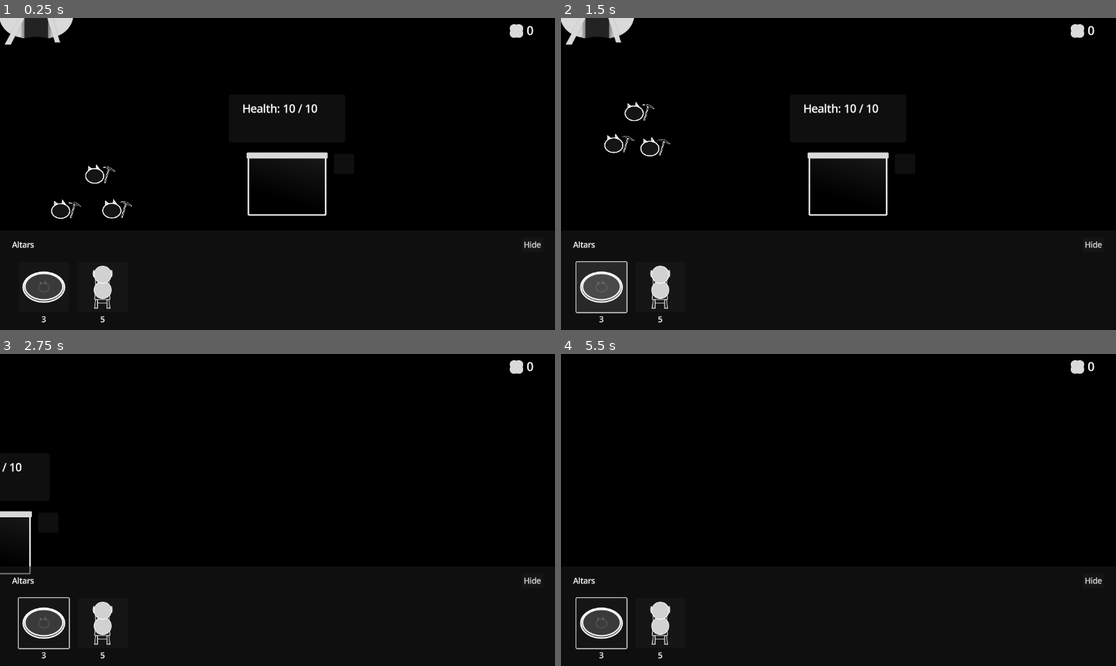
Above: before the commit, frames 1-4 (two rows, left to right).
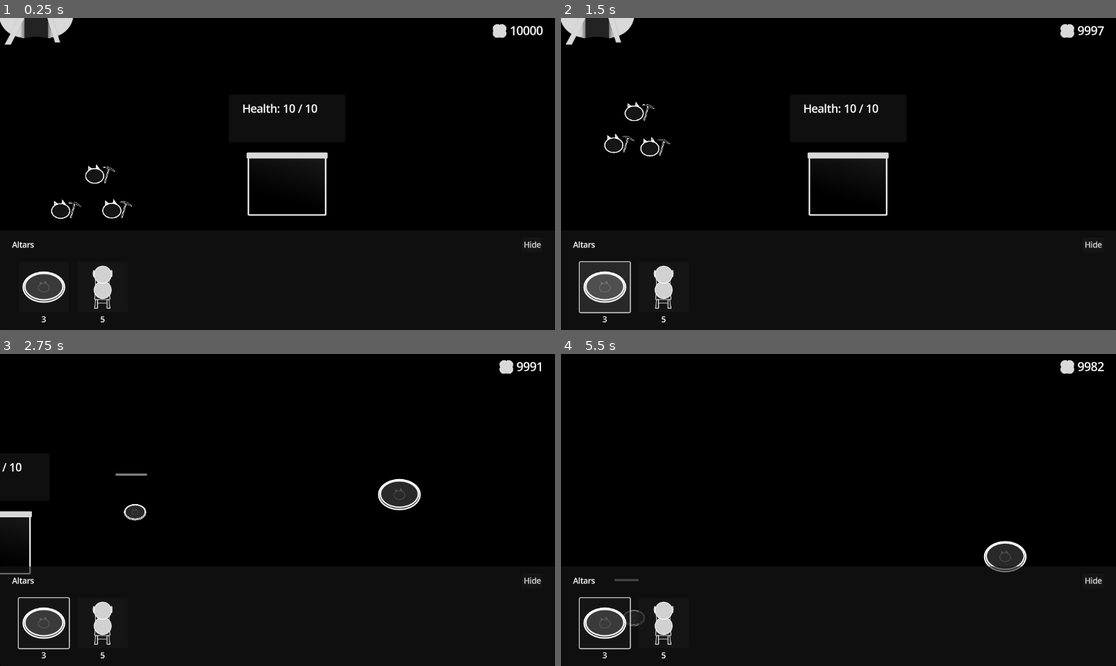
Above: after the commit, the same moments.

Repository: KANAjetzt/ld55-summoning
Game: Godot game, scene res://main.tscn
The game is run twice, just before and just after one commit, with the same random seed, the same clock (stepped at 60 frames per second) and the same inputs.
Inputs (mouse positions are in pixels of both pictures, inside the frame that each line leads up to):
- Up to frame 1 (0.25 s): no input
- Up to frame 2 (1.5 s): click "Hide" at 0.5 s; click (605, 286) at 1.27 s
- Up to frame 3 (2.75 s): tap Enter (ui_accept) at 2, 2.27 s; move the mouse to (399, 494) at 2.02 s; hold D (right) from 2.03 s (still down); tap W (top) at 2.1 s; click (399, 494) at 2.17 s
- Up to frame 4 (5.5 s): move the mouse to (727, 525) at 2.77 s; release D (right) at 2.78 s; hold A (left) 2.78-3.53 s; tap S (bottom) at 2.85 s; tap Enter (ui_accept) at 3.02, 4.52, 5.27 s; tap W (top) at 3.05, 3.8, 4.55, 5.1 s; move the mouse to (894, 441) at 3.52 s; hold D (right) 3.53-5.03 s; right-click (894, 441) at 3.6 s; move the mouse to (810, 572) at 4.27 s; click (810, 572) at 4.35 s; move the mouse to (1005, 556) at 5.02 s; hold A (left) from 5.03 s (still down)

The runs differ from the first frame. In frame 1, 0.3% of the frame differs, in the area x 88-98%, y 2-7%; in frame 2, 1.1%; in frame 3, 1.1%; in frame 4, 1.7%, in the area x 2-98%, y 2-98%.
Error in both runs: Invalid call. Nonexistent function 'deselect' in base 'Nil'. (res://main.gd:31)

Commit message:
fix: :bug: fixed miner not mining
If a cat is summoned in the area of a mine, the current mine was not set.

Diff:
--- a/Buildings/mine.gd
+++ b/Buildings/mine.gd
@@ -37,7 +37,6 @@
 		animation_player.play("despawn")
 
 
-
 func target() -> void:
 	capacity_target = capacity_target + 1
 
@@ -47,7 +46,6 @@
 		return false
 
 	capacity_current = capacity_current + 1
-
 	info_bar.set_capacity(capacity_current, capacity_max)
 
 	entered.emit(capacity_current)
@@ -76,6 +74,7 @@
 
 		miner.is_at_mine = true
 		miner.mine_current = self
+		miner.mine_target = self
 		miner.move_to_mine_entrance(entrance_shape.global_position)
 		miner.timer_mining.wait_time = mining_time
 
--- a/Buildings/mine.tscn
+++ b/Buildings/mine.tscn
@@ -90,9 +90,9 @@
 unique_name_in_owner = true
 collision_layer = 2
 collision_mask = 4
+metadata/_edit_group_ = true
 
 [node name="CollisionShape2D" type="CollisionShape2D" parent="TakeDamageZone"]
-position = Vector2(28.5714, 2.85714)
 shape = SubResource("CircleShape2D_bbodx")
 debug_color = Color(0.73757, 0.443148, 0.416458, 0.42)
 
--- a/Buildings/storage.tscn
+++ b/Buildings/storage.tscn
@@ -40,6 +40,21 @@
 "values": [Color(1, 1, 1, 1)]
 }
 
+[sub_resource type="Animation" id="Animation_krpg0"]
+resource_name = "despawning"
+tracks/0/type = "value"
+tracks/0/imported = false
+tracks/0/enabled = true
+tracks/0/path = NodePath(".:modulate")
+tracks/0/interp = 1
+tracks/0/loop_wrap = true
+tracks/0/keys = {
+"times": PackedFloat32Array(0, 1),
+"transitions": PackedFloat32Array(1, 1),
+"update": 0,
+"values": [Color(1, 1, 1, 1), Color(1, 1, 1, 0)]
+}
+
 [sub_resource type="Animation" id="Animation_sm5ob"]
 resource_name = "open"
 step = 0.01
@@ -54,21 +69,6 @@
 "transitions": PackedFloat32Array(2, 0.5),
 "update": 0,
 "values": [Vector2(0, -181), Vector2(-207, -181)]
-}
-
-[sub_resource type="Animation" id="Animation_krpg0"]
-resource_name = "despawning"
-tracks/0/type = "value"
-tracks/0/imported = false
-tracks/0/enabled = true
-tracks/0/path = NodePath(".:modulate")
-tracks/0/interp = 1
-tracks/0/loop_wrap = true
-tracks/0/keys = {
-"times": PackedFloat32Array(0, 1),
-"transitions": PackedFloat32Array(1, 1),
-"update": 0,
-"values": [Color(1, 1, 1, 1), Color(1, 1, 1, 0)]
 }
 
 [sub_resource type="AnimationLibrary" id="AnimationLibrary_1a5ss"]
@@ -115,6 +115,7 @@
 
 [node name="DebugPanel" parent="." instance=ExtResource("5_p5tba")]
 unique_name_in_owner = true
+visible = false
 offset_left = 277.143
 offset_top = -191.429
 offset_right = 317.143
--- a/Entities/Cats/cat_miner.gd
+++ b/Entities/Cats/cat_miner.gd
@@ -35,6 +35,7 @@
 @onready var debug_panel: UIDebugPanel = %DebugPanel
 @onready var audio_stoped_mining: SFXPlayer = %AudioStopedMining
 @onready var audio_stoped_storing: SFXPlayer = %AudioStopedStoring
+@onready var timer_search_mine: Timer = %TimerSearchMine
 
 
 # Called when the node enters the scene tree for the first time.
@@ -60,10 +61,16 @@
 		move_towards_storage(delta)
 
 
-func search_mine() -> void:
+func search_mine() -> bool:
 	mine_target = Utils.get_closest_mine_from_storage_with_space()
+	if not mine_target:
+		timer_search_mine.start()
+		return false
+
 	mine_target.target()
 	mine_target.despawning.connect(_on_mine_target_despawning)
+
+	return true
 
 
 func move_towards_mine(delta: float) -> void:
@@ -86,7 +93,8 @@
 func start_mining() -> void:
 	var tween := create_tween()
 	tween.tween_property(self, "global_position", global_position + Vector2(0, -50), 0.5)
-	tween.parallel().tween_property(self, "modulate:a", 0.0, 0.5)
+	if not Debug.allways_show_miners:
+		tween.parallel().tween_property(self, "modulate:a", 0.0, 0.5)
 	await tween.finished
 	timer_mining.start()
 	is_mining = true
@@ -138,3 +146,9 @@
 
 func _on_mine_target_despawning(mine: BuildingMine) -> void:
 	search_mine()
+
+
+func _on_timer_search_mine_timeout() -> void:
+	var success := search_mine()
+	if success:
+		timer_search_mine.stop()
--- a/Entities/Cats/cat_miner.tscn
+++ b/Entities/Cats/cat_miner.tscn
@@ -51,5 +51,9 @@
 unique_name_in_owner = true
 sounds = Array[AudioStream]([ExtResource("5_imyi3")])
 
+[node name="TimerSearchMine" type="Timer" parent="." index="9"]
+unique_name_in_owner = true
+
 [connection signal="timeout" from="TimerMining" to="." method="_on_timer_mining_timeout"]
 [connection signal="timeout" from="TimerStoring" to="." method="_on_timer_storing_timeout"]
+[connection signal="timeout" from="TimerSearchMine" to="." method="_on_timer_search_mine_timeout"]
--- a/Entities/Cats/cat_warrior.gd
+++ b/Entities/Cats/cat_warrior.gd
@@ -160,6 +160,8 @@
 		if entity_visiblity_zone.entity is Alien:
 			alien = entity_visiblity_zone.entity
 			if is_instance_valid(alien):
+				if alien.despawning.is_connected(_on_target_enemy_despawning):
+					alien.despawning.disconnect(_on_target_enemy_despawning)
 				if alien == target_enemy:
 					target_enemy = null
 
--- a/Singletons/debug.gd
+++ b/Singletons/debug.gd
@@ -6,9 +6,20 @@
 @export var override_dry_food_count := false
 @export var override_dry_food_count_amount := 10000
 @export var hide_all_debug_panel := false
+@export var allways_show_miners := false
 
 
 func _ready() -> void:
 	if hide_all_debug_panel:
 		for node in get_tree().get_nodes_in_group("debug_panel"):
 			node.hide()
+
+
+func _unhandled_input(event: InputEvent) -> void:
+	if event.is_action_pressed("debug_0"):
+		for node in get_tree().get_nodes_in_group("debug_panel"):
+				node.show()
+
+	if event.is_action_pressed("debug_1"):
+		for node in get_tree().get_nodes_in_group("debug_panel"):
+				node.hide()
--- a/Singletons/debug.tscn
+++ b/Singletons/debug.tscn
@@ -4,4 +4,7 @@
 
 [node name="Debug" type="Node"]
 script = ExtResource("1_8ds80")
+override_mining_time = true
 override_mining_time_amount = 3.0
+override_dry_food_count = true
+allways_show_miners = true
--- a/Singletons/global.gd
+++ b/Singletons/global.gd
@@ -19,15 +19,6 @@
 var cat_warrior_count: int = 0
 
 @onready var sfx_player: SFXPlayer = %SFXPlayer
-
-
-func _unhandled_input(event: InputEvent) -> void:
-	if event.is_action_pressed("debug_0"):
-		for node in get_tree().get_nodes_in_group("debug_panel"):
-			if node.visible:
-				node.hide()
-			else:
-				node.show()
 
 
 func _set_cat_warrior_selected(_new_cat_warrior_selected):
--- a/project.godot
+++ b/project.godot
@@ -81,6 +81,11 @@
 "events": [Object(InputEventKey,"resource_local_to_scene":false,"resource_name":"","device":-1,"window_id":0,"alt_press …(195 unchanged characters)…
 ]
 }
+debug_1={
+"deadzone": 0.5,
+"events": [Object(InputEventKey,"resource_local_to_scene":false,"resource_name":"","device":-1,"window_id":0,"alt_pressed":false,"shift_pressed":false,"ctrl_pressed":false,"meta_pressed":false,"pressed":false,"keycode":0,"physical_keycode":4194333,"key_label":0,"unicode":0,"location":0,"echo":false,"script":null)
+]
+}
 
 [layer_names]
 
